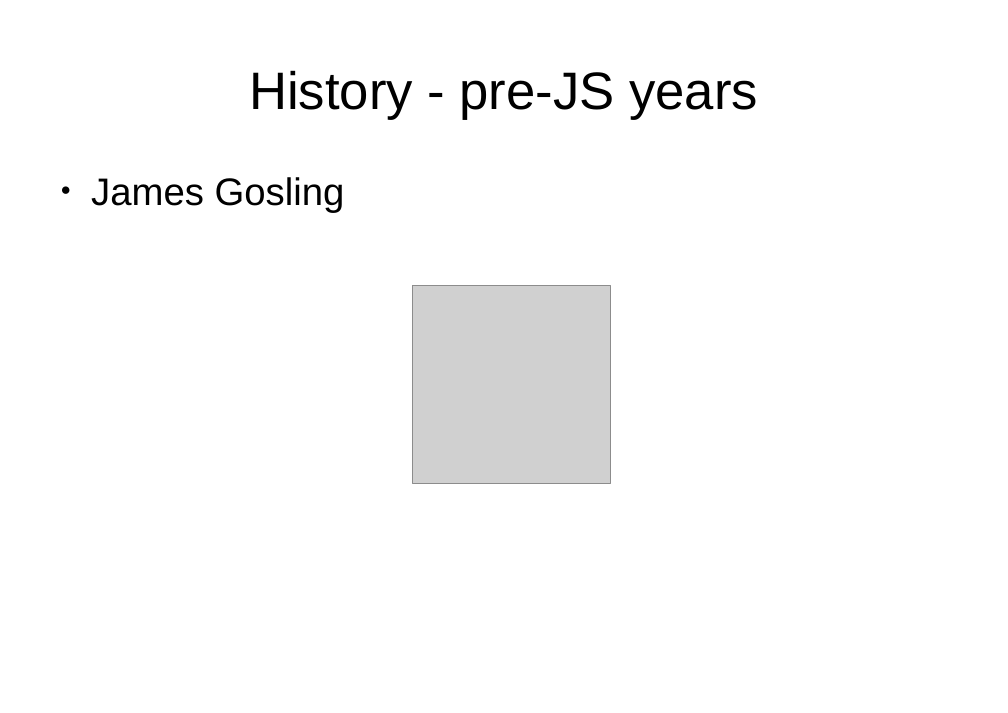
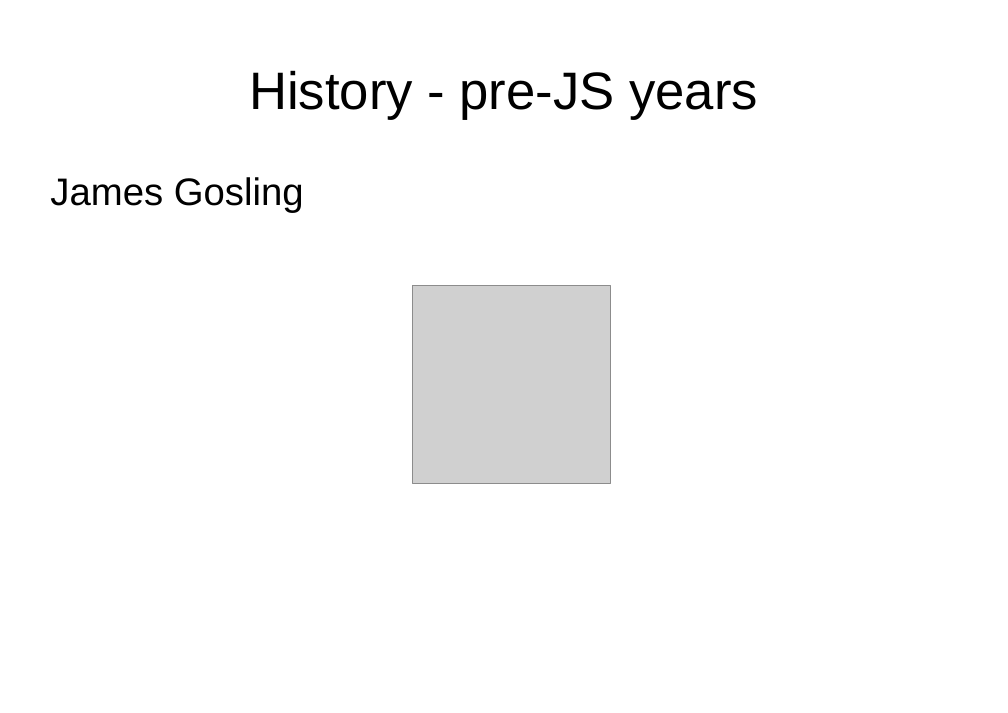
Before and after one commit to peterborkuti/other, a slide deck: slide 3 of JavaScriptBasics/jsbasics-slide.odp. Drawn at 1008x713 pixels with LibreOffice and Linux fonts; fonts in the diff are those of the drawing; grey boxes stand for pictures. Boxes give left, top, right and bottom in pixels: in the first picture for what was removed or moved away, otherwise in the second. Text is boxed around its words. In the diff, an @@ line names an element or a change of style, - is before the commit and + after.

```diff
--- a/JavaScriptBasics/jsbasics-slide.odp
+++ b/JavaScriptBasics/jsbasics-slide.odp
@@ text "James Gosling" at (50, 177, 304, 212): bullet ● to none @@
```
Also in this commit, not shown: 6 other slides changed, 9 slides added, 2 other files.
